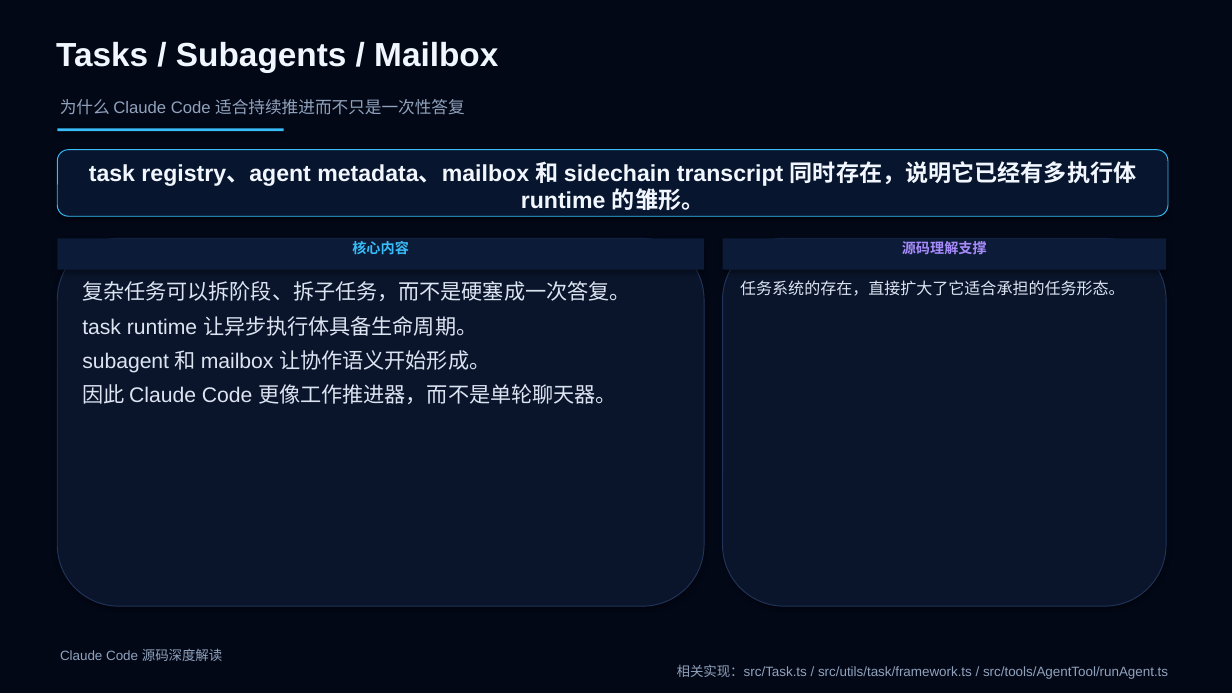
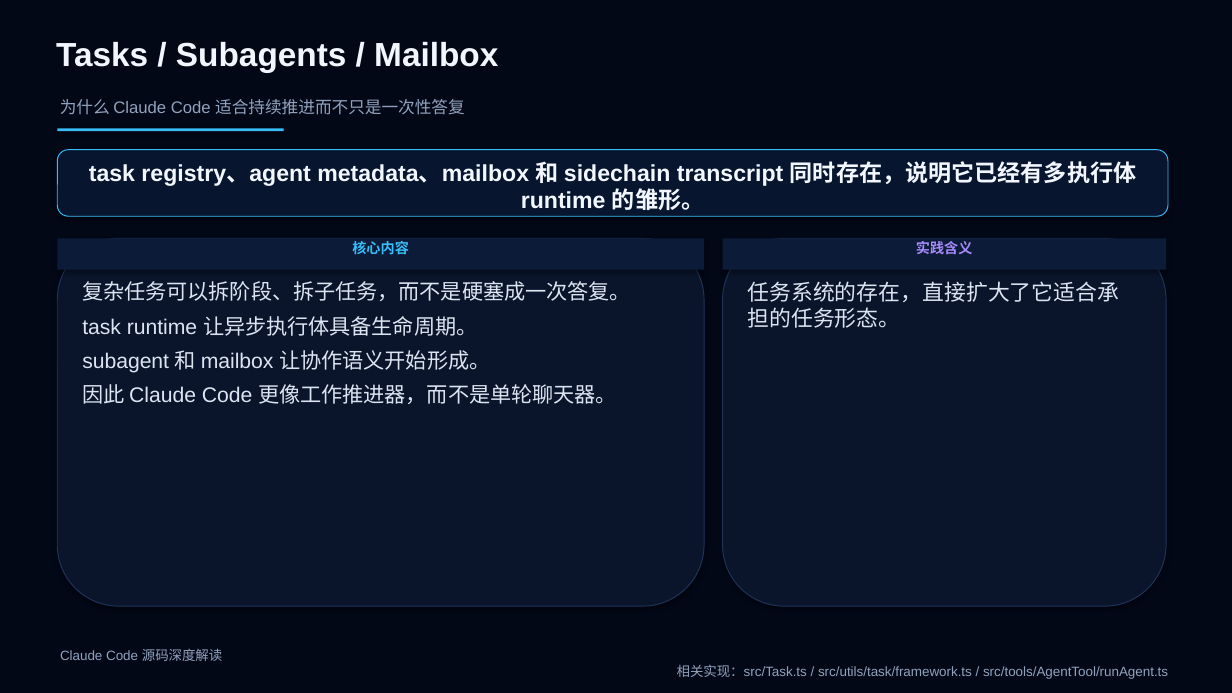
Before and after one commit to boboliu-1010/ccode, a slide deck: slide 37 of docs/zh/10-Claude Code 源码深度解读.pptx. Drawn at 1232x693 pixels with LibreOffice and Linux fonts; fonts in the diff are those of the drawing. Boxes give left, top, right and bottom in pixels: in the first picture for what was removed or moved away, otherwise in the second. Text is boxed around its words. In the diff, an @@ line names an element or a change of style, - is before the commit and + after.

```diff
--- a/docs/zh/10-Claude Code 源码深度解读.pptx
+++ b/docs/zh/10-Claude Code 源码深度解读.pptx
@@ text in rectangle at [916, 241, 973, 255]: text changed @@
-源码理解支撑
+实践含义
@@ text "任务系统的存在，直接扩大了它适合承担的任务形态。": place and size @@
-text "任务系统的存在，直接扩大了它适合承担的任务形态。" at [740, 280, 1124, 296]
+text "任务系统的存在，直接扩大了它适合承担的任务形态。" at [748, 281, 1120, 328]
@@ text "任务系统的存在，直接扩大了它适合承担的任务形态。" at [748, 281, 1120, 328]: size 12.5 to 17 pt @@
```
Also in this commit, not shown: 45 other slides changed, 1 other file.
